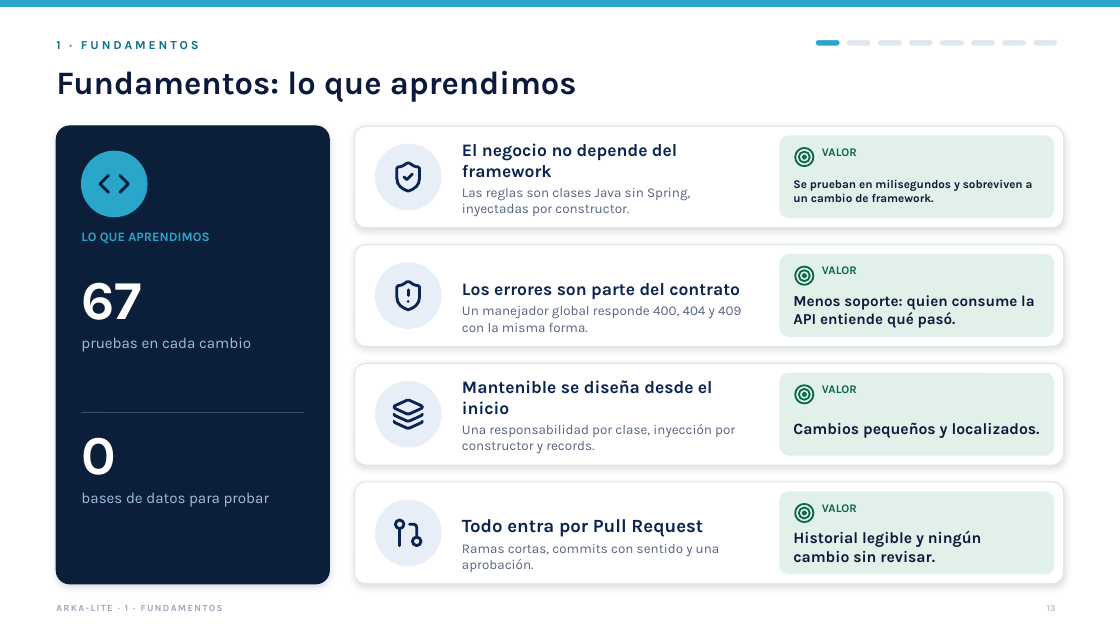
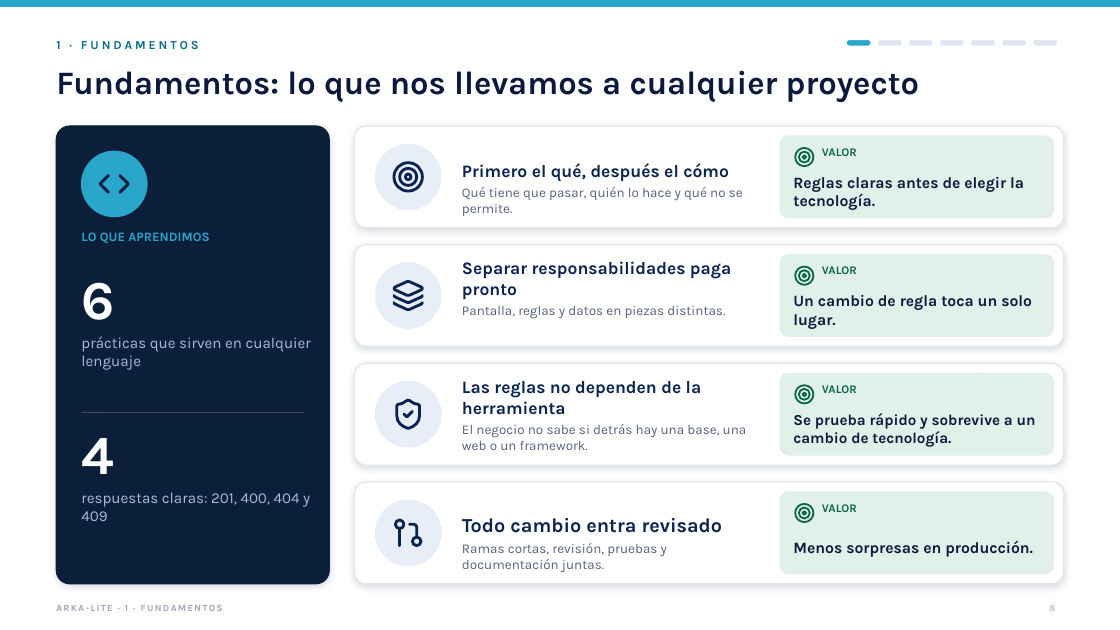
Before and after one commit to jfranceschi-dev/arka-lite, a slide deck: slide 8 of docs/presentation-data/pptx/ARKA-Lite-tecnico.pptx (slide 13 before the commit). Drawn at 1120x630 pixels with LibreOffice and Linux fonts; fonts in the diff are those of the drawing. Boxes give left, top, right and bottom in pixels: in the first picture for what was removed or moved away, otherwise in the second. Text is boxed around its words. In the diff, an @@ line names an element or a change of style, - is before the commit and + after.

```diff
--- a/docs/presentation-data/pptx/ARKA-Lite-tecnico.pptx
+++ b/docs/presentation-data/pptx/ARKA-Lite-tecnico.pptx
@@ rounded rectangle: place and size @@
-rounded rectangle at box(815, 39, 840, 46)
+rounded rectangle at box(846, 39, 871, 46)
@@ rounded rectangle removed at box(846, 39, 871, 46) @@
@@ text at box(56, 70, 919, 102): text changed @@
-Fundamentos: lo que aprendimos
+Fundamentos: lo que nos llevamos a cualquier proyecto
@@ text at box(462, 163, 729, 181): text changed @@
-El negocio no depende del framework
+Primero el qué, después el cómo
@@ text at box(793, 177, 1024, 210): text changed; size 10 to 13.5 pt @@
-Se prueban en milisegundos y sobreviven a un cambio de framework.
+Reglas claras antes de elegir la tecnología.
@@ text at box(462, 187, 743, 216): text changed @@
-Las reglas son clases Java sin Spring, inyectadas por constructor.
+Qué tiene que pasar, quién lo hace y qué no se permite.
@@ text at box(462, 261, 731, 299): text changed @@
-Los errores son parte del contrato
+Separar responsabilidades paga pronto
@@ text at box(81, 282, 114, 320): text changed @@
-67
+6
@@ text at box(793, 295, 1032, 329): text changed; size 13 to 13.5 pt @@
-Menos soporte: quien consume la API entiende qué pasó.
+Un cambio de regla toca un solo lugar.
@@ text at box(462, 306, 725, 319): text changed @@
-Un manejador global responde 400, 404 y 409 con la misma forma.
+Pantalla, reglas y datos en piezas distintas.
@@ text at box(81, 336, 311, 370): text changed @@
-pruebas en cada cambio
+prácticas que sirven en cualquier lenguaje
@@ text at box(462, 381, 702, 415): text changed @@
-Mantenible se diseña desde el inicio
+Las reglas no dependen de la herramienta
@@ outline redrawn in 3 elements at box(392, 160, 426, 194), box(392, 279, 426, 313), box(392, 397, 426, 432) @@
@@ text at box(793, 413, 1036, 447): text changed; size 13.5 to 13 pt @@
-Cambios pequeños y localizados.
+Se prueba rápido y sobrevive a un cambio de tecnología.
@@ text at box(81, 438, 114, 474): text changed @@
-0
+4
@@ text at box(462, 424, 747, 450): text changed @@
-Una responsabilidad por clase, inyección por constructor y records.
+El negocio no sabe si detrás hay una base, una web o un framework.
@@ text at box(81, 492, 310, 521): text changed @@
-bases de datos para probar
+respuestas claras: 201, 400, 404 y 409
@@ text at box(462, 518, 723, 533): text changed; size 16 to 17 pt @@
-Todo entra por Pull Request
+Todo cambio entra revisado
@@ text at box(462, 543, 667, 573): text changed @@
-Ramas cortas, commits con sentido y una aprobación.
+Ramas cortas, revisión, pruebas y documentación juntas.
@@ text at box(793, 541, 1033, 557): text changed @@
-Historial legible y ningún cambio sin revisar.
+Menos sorpresas en producción.
@@ page number at box(1050, 605, 1056, 611): text changed @@
-13
+8
```
Also in this commit, not shown: 43 other slides changed, 15 slides added, 18 slides removed, 43 other files.
